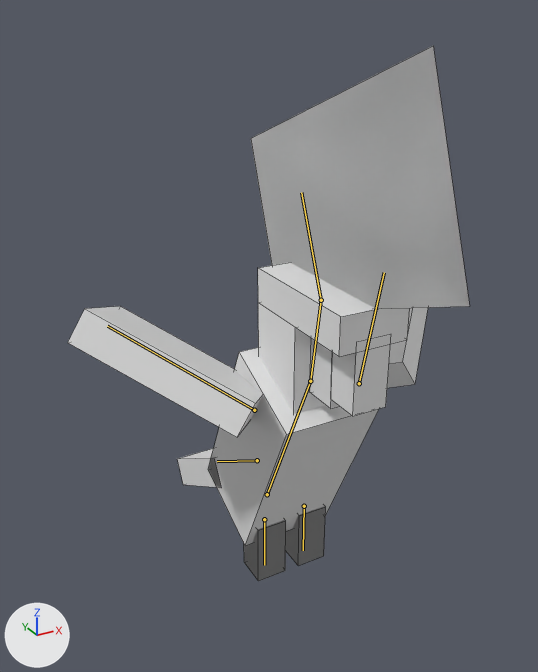
The Blender file models/parrot.blend, before and after one commit.
Camera for both pictures: a camera (50 mm lens) standing at (-2.0, -3.43, 3.81) and looking at (-0.1, 0.03, 2.09). The lights are fixed; the arrows at lower left show +X, +Y and +Z. Both versions are drawn at frame 35 of the action 'ArmatureAction'; the numbers are the values there. The bones that change are drawn over the model as lines. Mesh edges are drawn as thin lines.

The first picture shows 'body', 'hair1', 'hair2', 'hat', 'head', 'leg.left1', 'leg.left2', 'leg.right1', 'leg.right2', 'nose1', 'nose2', 'tail', 'wing.left', 'wing.right'.
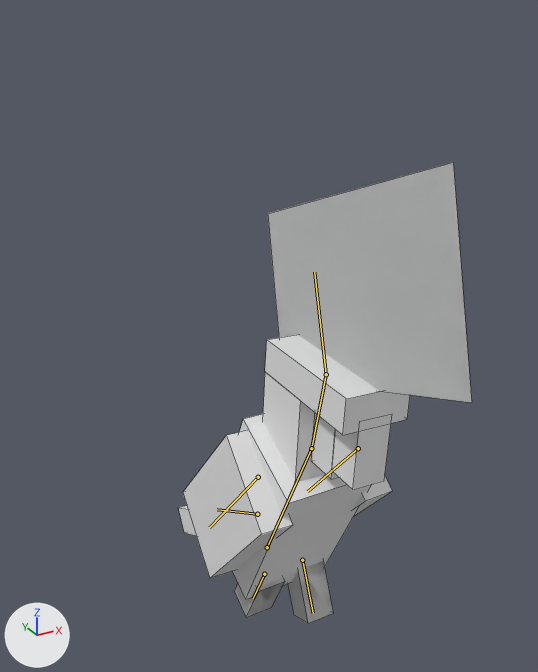
Location of each change, (x1, y1, x2, y2) in pixels of the pictures (538 x 672 px):
'hair1', posed (6% narrower, 8% shorter)
    before: (251, 46, 469, 305)
    after: (268, 163, 472, 402)
'hair2', posed (7% narrower, 10% shorter)
    before: (251, 47, 470, 309)
    after: (268, 168, 472, 403)
'body', posed
    before: (208, 347, 379, 546)
    after: (233, 414, 371, 599)
'wing.right', posed (44% narrower, 12% taller)
    before: (68, 306, 263, 437)
    after: (183, 431, 292, 578)
'hat', posed
    before: (258, 262, 410, 357)
    after: (265, 335, 410, 435)
'head', posed
    before: (258, 303, 325, 414)
    after: (263, 372, 324, 482)
'nose2', posed (7% shorter)
    before: (331, 344, 390, 416)
    after: (332, 423, 391, 490)
'wing.left', posed
    before: (387, 307, 428, 388)
    after: (354, 476, 392, 516)
'leg.left1', posed (15% wider)
    before: (286, 506, 325, 566)
    after: (288, 561, 333, 624)
'leg.right1', posed
    before: (244, 520, 286, 581)
    after: (235, 578, 285, 618)
'leg.left2', posed
    before: (291, 507, 326, 562)
    after: (290, 561, 334, 621)
'tail', posed
    before: (177, 448, 221, 488)
    after: (179, 505, 196, 536)
'leg.right2', posed
    before: (250, 521, 286, 577)
    after: (246, 582, 285, 617)
bone 'body', root to tip
    before: (267, 494) to (310, 381)
    after: (267, 547) to (311, 448)
bone 'leg.right', root to tip
    before: (264, 519) to (264, 565)
    after: (264, 574) to (253, 598)
bone 'leg.left', root to tip
    before: (304, 506) to (303, 550)
    after: (302, 560) to (313, 613)
bone 'wing.left', root to tip
    before: (359, 383) to (384, 272)
    after: (358, 448) to (307, 491)
bone 'wing.right', root to tip
    before: (254, 410) to (107, 326)
    after: (258, 477) to (209, 527)
bone 'head', root to tip
    before: (310, 381) to (321, 300)
    after: (311, 448) to (326, 374)
bone 'hair', root to tip
    before: (321, 300) to (301, 192)
    after: (326, 374) to (314, 272)
bone 'tail', root to tip
    before: (257, 460) to (217, 461)
    after: (257, 514) to (217, 509)

What the commit changed:
Bone 'body' (bone_body) moves from (0.0, 0.403, -0.189) to (0.0, 0.0, 0.0).
Bone 'body' (bone_body) turns from (0, 0, 0) to (0, 0, -1) degrees about its own x, y and z.
Bone 'leg.right' (bone_leg_right) turns from (0, 0, 0) to (25, 0, 0) degrees about its own x, y and z.
Bone 'leg.left' (bone_leg_left) turns from (0, 0, 0) to (-25, 0, 0) degrees about its own x, y and z.
Bone 'wing.left' (bone_wing_left) turns from (127, -34, -63) to (0, 0, 1) degrees about its own x, y and z.
Bone 'wing.right' (bone_wing_right) turns from (127, 34, 62) to (0, 0, 1) degrees about its own x, y and z.
Bone 'head' (bone_head) turns from (0, 0, 0) to (0, 0, -2) degrees about its own x, y and z.
Bone 'hair' (bone_hair) turns from (0, 0, 0) to (0, 1, -2) degrees about its own x, y and z.
Bone 'tail' (bone_tail) turns from (0, 0, 0) to (0, -1, 1) degrees about its own x, y and z.
